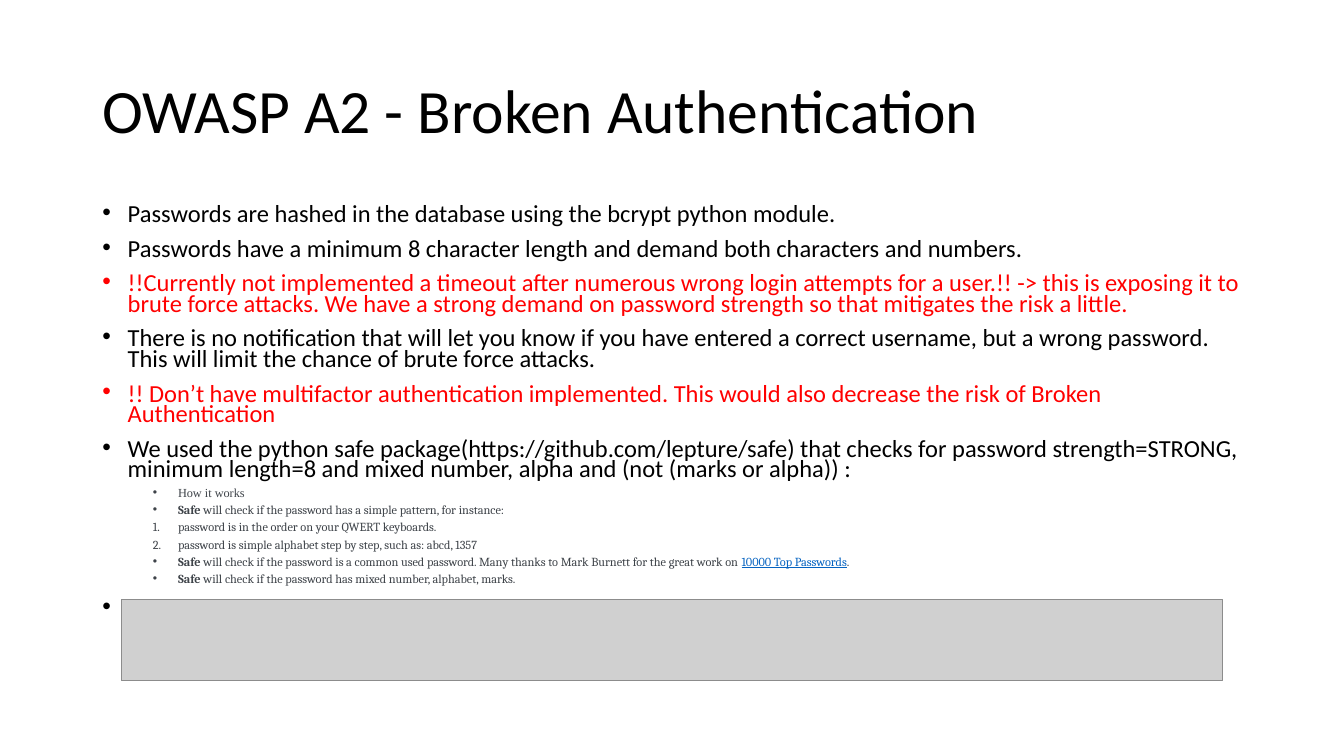
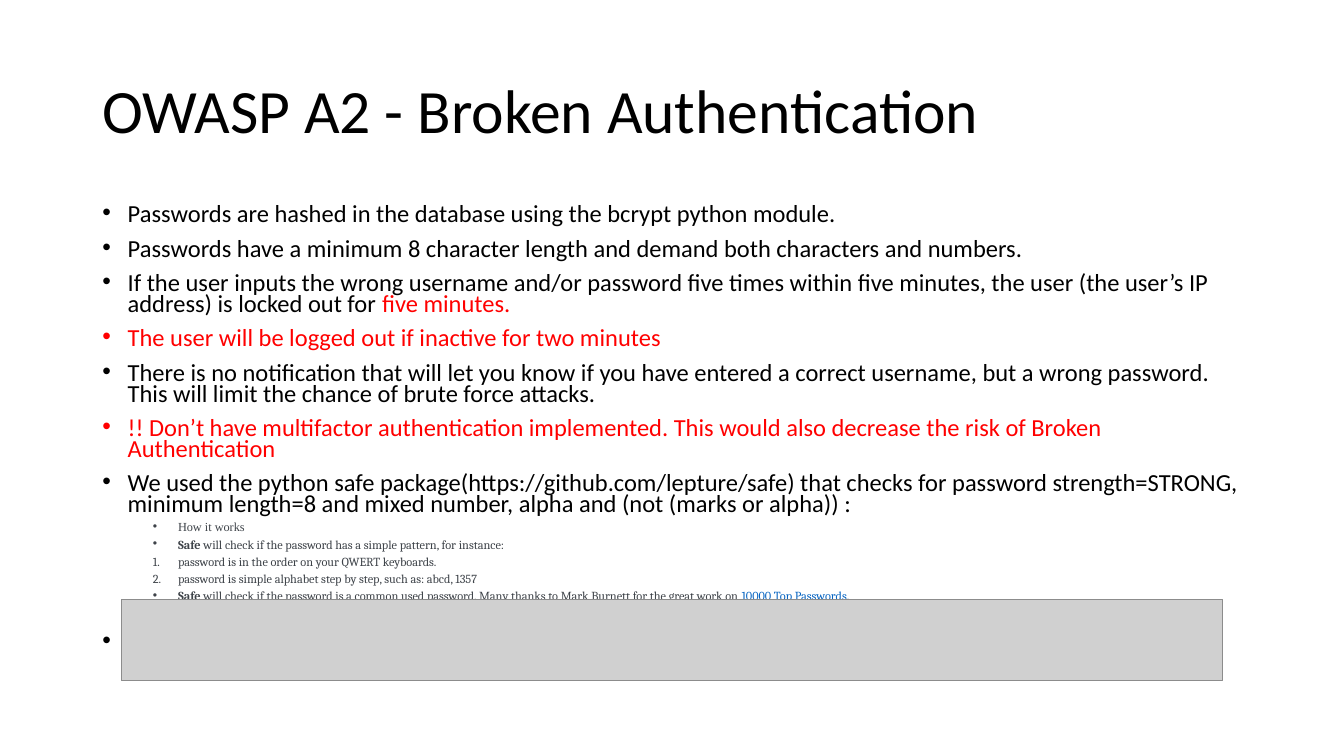
Before and after one commit to jkunnas58/dat250_netbank_fall_2020, a slide deck: slide 12 of Project_report_group_9.pptx. Drawn at 1344x756 pixels with LibreOffice and Linux fonts; fonts in the diff are those of the drawing; grey boxes stand for pictures. Boxes give left, top, right and bottom in pixels: in the first picture for what was removed or moved away, otherwise in the second. Text is boxed around its words. In the diff, an @@ line names an element or a change of style, - is before the commit and + after.

```diff
--- a/Project_report_group_9.pptx
+++ b/Project_report_group_9.pptx
@@ text at [128, 273, 1208, 351]: text changed; text colour #FF0000 to #000000 @@
-• !!Currently not implemented a timeout after numerous wrong login attempts for a user.!! -> this is exposing it to brute force attacks. We have a strong demand on password strength so that mitigates the risk a little.
+• If the user inputs the wrong username and/or password five times within five minutes, the user (the user’s IP address) is locked out for five minutes.
+• The user will be logged out if inactive for two minutes
```
Also in this commit, not shown: 6 other slides changed.
